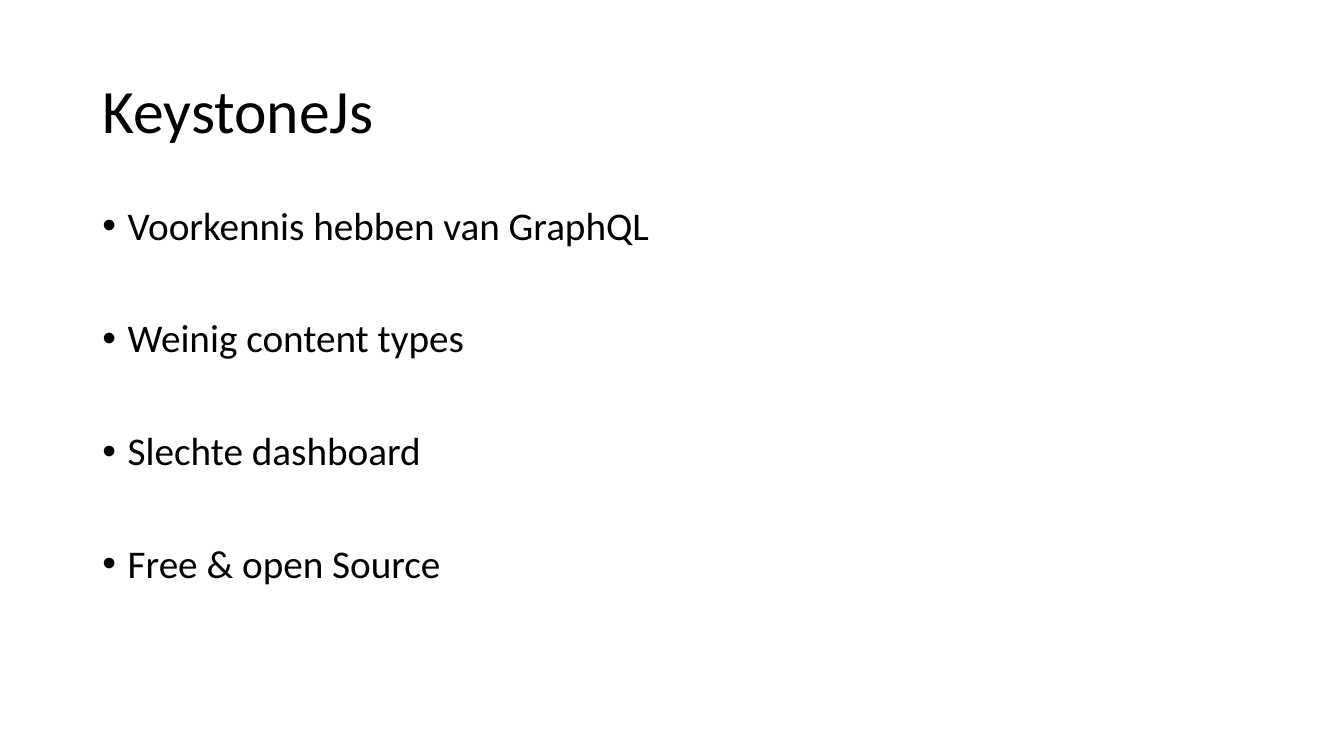
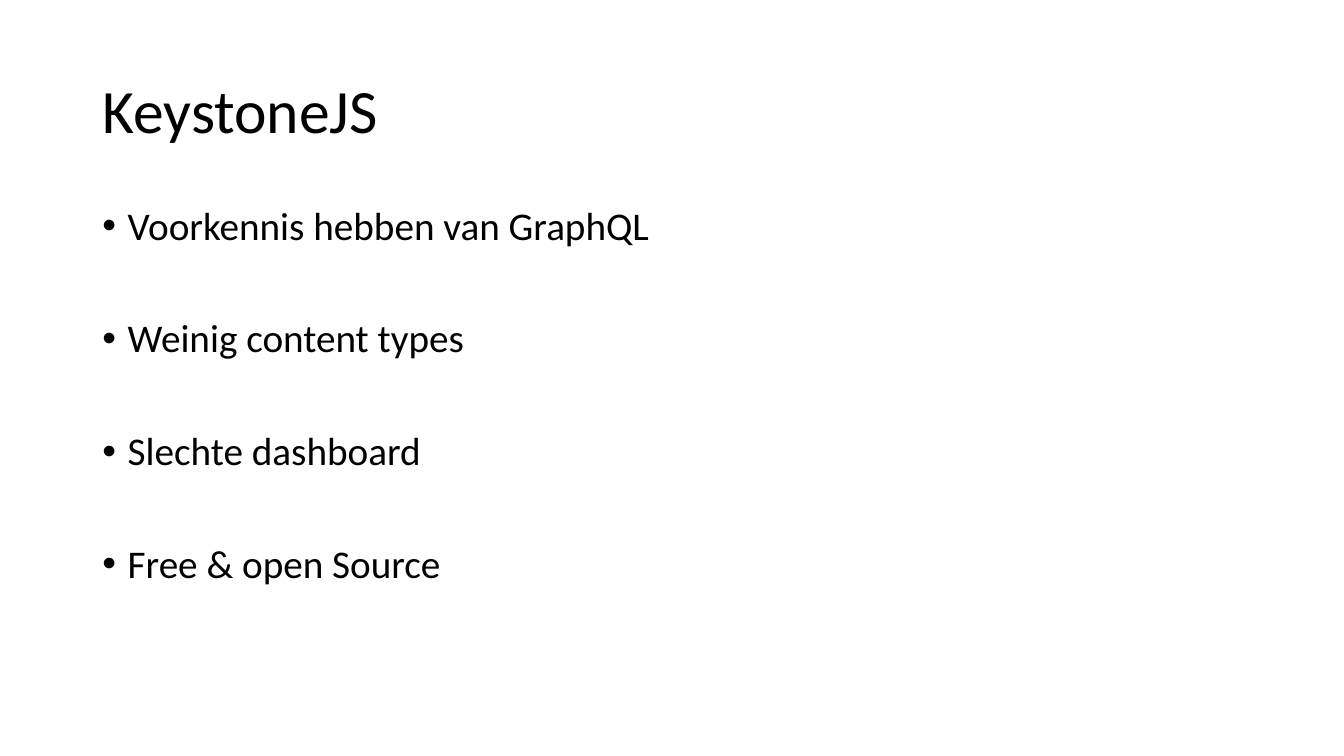
Before and after one commit to mohammedOulad/Bloomup, a slide deck: slide 9 of Headless CMS.pptx. Drawn at 1344x756 pixels with LibreOffice and Linux fonts; fonts in the diff are those of the drawing. Boxes give left, top, right and bottom in pixels: in the first picture for what was removed or moved away, otherwise in the second. Text is boxed around its words. In the diff, an @@ line names an element or a change of style, - is before the commit and + after.

```diff
--- a/Headless CMS.pptx
+++ b/Headless CMS.pptx
@@ title at bbox=[102, 93, 377, 143]: text changed @@
-KeystoneJs
+KeystoneJS
```
Also in this commit, not shown: 4 other slides changed, 1 slide added, 1 slide removed, 6 other files.
